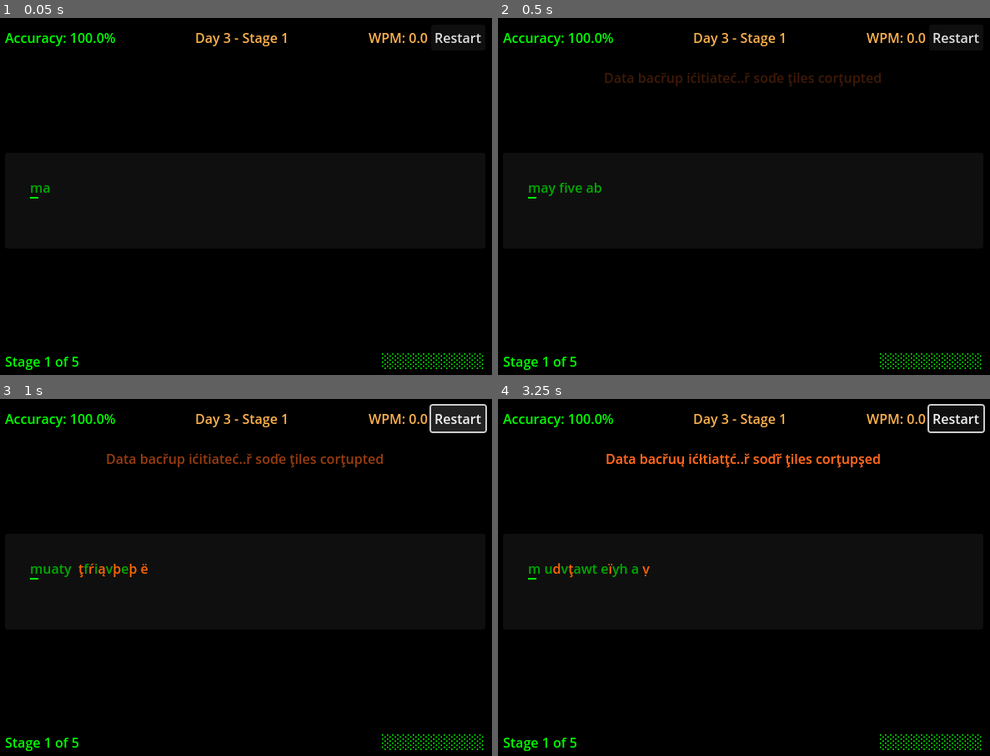
Above: before the commit, frames 1-4 (two rows, left to right).
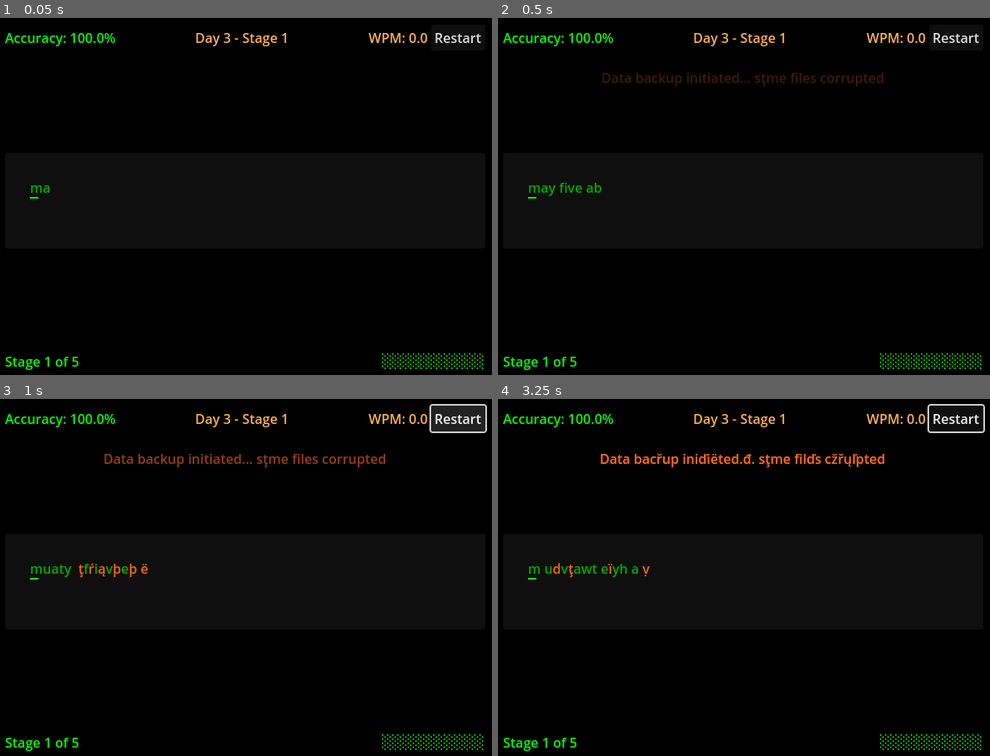
Above: after the commit, the same moments.

Repository: 100-Devs-1-Game/TheTypingExperiment
Game: Godot game, scene res://src/scenes/2d/days/day_3.tscn
The game is run twice, just before and just after one commit, with the same random seed, the same clock (stepped at 60 frames per second) and the same inputs. This scene is started directly instead of the project's main scene.
Inputs (mouse positions are in pixels of both pictures, inside the frame that each line leads up to):
- Up to frame 1 (0.05 s): no input
- Up to frame 2 (0.5 s): no input
- Up to frame 3 (1 s): click "Restart" at 0.5 s
- Up to frame 4 (3.25 s): click "Restart" at 1.25 s; click "Restart" at 2 s; tap Enter at 2.75 s; move the mouse to (862, 559) at 2.77 s; tap Backspace at 2.85 s; click (862, 559) at 2.92 s; tap Space at 3.02 s

Frame 1 is identical in both runs. In frame 2, 0.7% of the frame differs, in the area x 21-79%, y 15-20%; in frame 3, 0.9%; in frame 4, 1.1%, in the area x 20-79%, y 15-20%.

Commit message:
improved message corruption on day 3

Diff:
--- a/src/src/scenes/2d/days/day_3.gd
+++ b/src/src/scenes/2d/days/day_3.gd
@@ -246,14 +246,35 @@
 	# Apply unicode corruption to random characters for unsettling effect
 	var corrupted = ""
 	var corruption_chars = ["ţ", "ř", "ą", "ë", "ł", "ń", "đ", "ş", "ž", "ć", "ų", "ň", "ď", "ľ"]
-
-	for i in range(message.length()):
-		var char = message[i]
-		# 15% chance to corrupt non-space characters
-		if char != " " and randf() < 0.15:
-			corrupted += corruption_chars[randi() % corruption_chars.size()]
-		else:
-			corrupted += char
+	var words = message.split(" ")
+
+	for word_idx in range(words.size()):
+		var word = words[word_idx]
+		var corrupted_word = ""
+
+		# corrupt 1-2 characters per word max, and skip short/important words
+		if word.length() > 3 and randf() < 0.4:  # 40% chance to corrupt longer words
+			var chars_to_corrupt = min(2, word.length() / 3)  # Max 2 chars or 1/3 of word
+			var corruption_positions = []
+
+			# Pick random positions to corrupt (avoid first/last for readability)
+			for i in range(chars_to_corrupt):
+				var pos = randi_range(1, word.length() - 2)
+				if pos not in corruption_positions:
+					corruption_positions.append(pos)
+
+			# Apply corruption only to selected positions
+			for i in range(word.length()):
+				if i in corruption_positions:
+					corrupted_word += corruption_chars[randi() % corruption_chars.size()]
+				else:
+					corrupted_word += word[i]
+		else:
+			corrupted_word = word
+
+		corrupted += corrupted_word
+		if word_idx < words.size() - 1:
+			corrupted += " "
 
 	return corrupted
 
